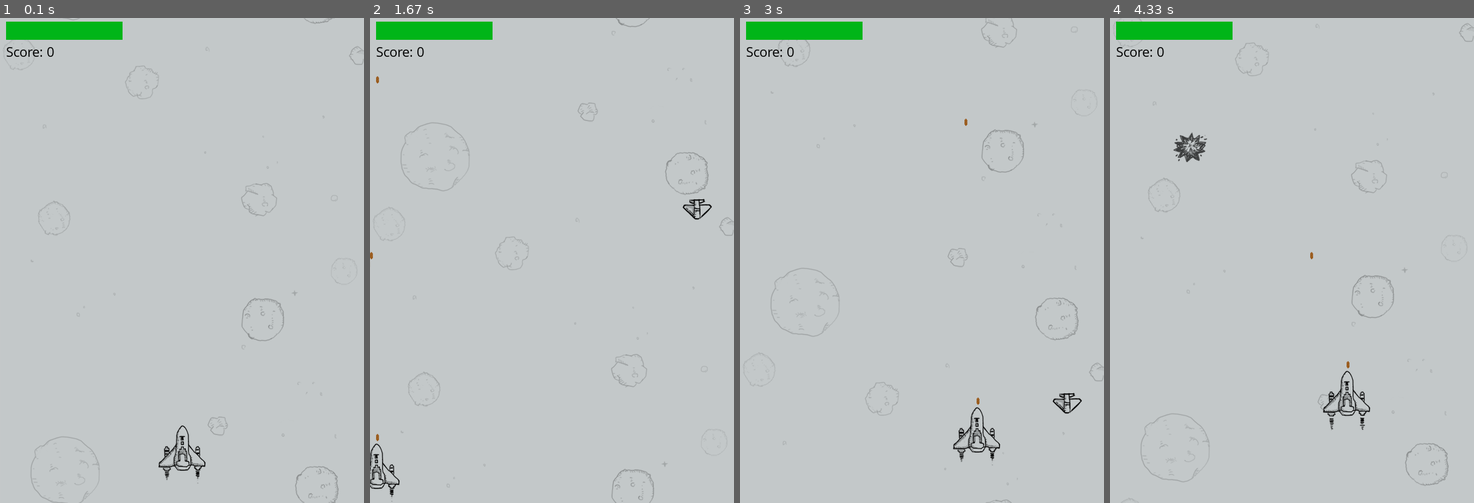
Above: before the commit, frames 1-4 (left to right).
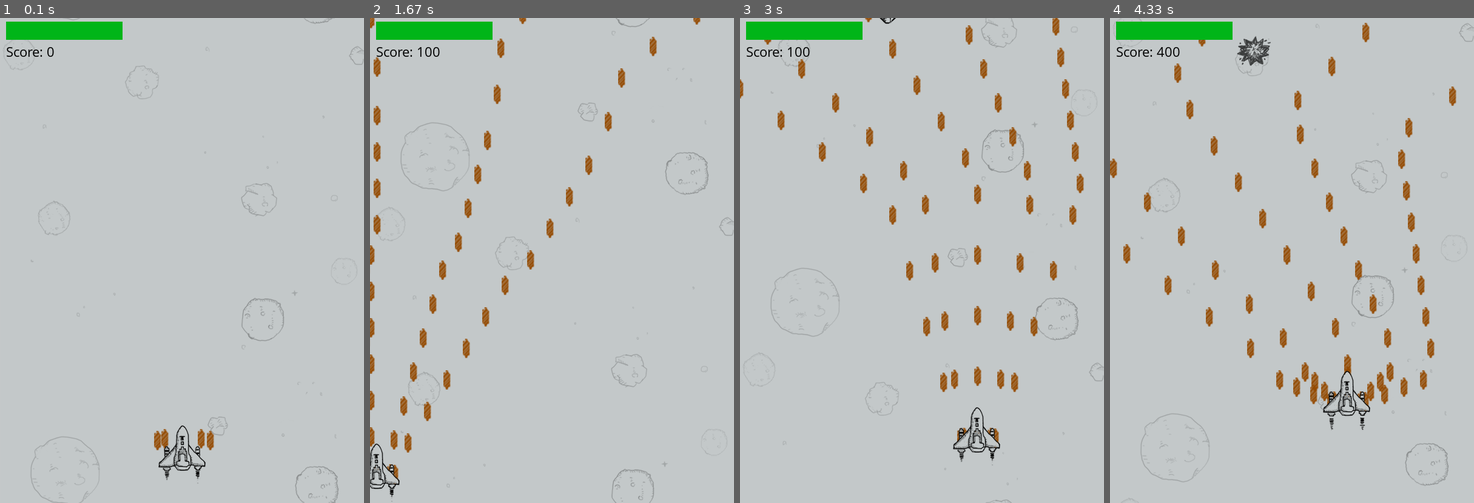
Above: after the commit, the same moments.

Repository: JosephLiu164/My_Pygame
Game: pygame game, started from main.py
Same seed, same stepped clock (60 frames per second), same inputs: the game is played once before the commit and once after it.
Inputs:
- Up to frame 1 (0.1 s): no input
- Up to frame 2 (1.67 s): hold Left 0.33-0.87 s; hold Down 0.9-1.2 s; hold Left 1.23-1.63 s
- Up to frame 3 (3 s): hold Up 1.67-2.03 s; hold Right 2.07-2.7 s; hold Down from 2.73 s (still down)
- Up to frame 4 (4.33 s): release Down at 3.1 s; hold Left 3.13-3.6 s; hold Right 3.63-4.1 s; hold Up from 4.13 s (still down)

The runs differ from the first frame. In frame 1, 0.3% of the frame differs, in the area x 42-59%, y 84-90%; in frame 2, 2.7%; in frame 3, 3.3%; in frame 4, 4.2%, in the area x 0-96%, y 1-81%.

Commit message:
1. Added the shield(invincible status)

Diff:
--- a/enemy.py
+++ b/enemy.py
@@ -137,12 +137,15 @@
 
     def generate_supply(self):  # middle enemy has several bullet supplies when generated
         random_supply = randint(0, 100)
-        if 0 <= random_supply <= 50:
+        if 0 <= random_supply <= 33:
             return None
-        elif 51 <= random_supply <= 75:
+        elif 34 <= random_supply <= 56:
             return supply.BulletSupply()
-        elif 76<= random_supply:
+        elif 57<= random_supply<= 79:
             return supply.LifeSupply()
+        elif 80 <= random_supply:
+            return supply.Shield()
+
 
 
 # ====================Define the big enemy behaviors====================
@@ -186,10 +189,12 @@
 
     def generate_supply(self):  # Big enemy has several supplies when generated
         random_supply = randint(0, 100)
-        if 0 <= random_supply <= 66:
+        if 0 <= random_supply <= 50:
             return supply.BulletSupply()
-        elif 67<= random_supply:
+        elif 51<= random_supply <= 75:
             return supply.LifeSupply()
+        elif 76 <= random_supply:
+            return supply.Shield()
 
     def reset(self):  # When moving down out of the screen
         self.rect.left, self.rect.top = (randint(0, self.bg_width - self.rect.width),
--- a/main.py
+++ b/main.py
@@ -40,13 +40,12 @@
 level_up_sound = pygame.mixer.Sound("sound/achievement.wav")
 level_up_sound.set_volume(0.2)
 
-
 # ===============Colors in common use =================
 WHITE = (255, 255, 255)
-BLACK = (0,0,0)
-RED = (181,75,0)
-GREEN = (0,181,24)
-YELLOW = (181,175,0)
+BLACK = (0, 0, 0)
+RED = (181, 75, 0)
+GREEN = (0, 181, 24)
+YELLOW = (181, 175, 0)
 
 # =================A general animation class and function==================
 all_animation = {}
@@ -61,6 +60,7 @@
         self.name = name
         self.images = images
         self.interval = interval
+
 
 # Usage: screen.blit(animation_frame("destroy_me",me.destroy_images,5),me.rect)
 def animation_frame(name, images, interval):
@@ -107,19 +107,21 @@
         big_enemies.add(e)
         enemies.add(e)
 
+
 def add_small_enemies2(small_enemies2, enemies, num):
     for i in range(num):
         e = enemy.SmallEnemy2(bg_size)
         small_enemies2.add(e)
         enemies.add(e)
 
+
 def increase_speed(plane):
     for each in plane:
         if each.bullet:
-            each.bullet.shooting_interval -= each.bullet.shooting_interval//3
+            each.bullet.shooting_interval -= each.bullet.shooting_interval // 3
+
 
 def main():
-
     # =============Set background image==============
     background = pygame.image.load("image/background.png")  # Load background image
     gameover_image = pygame.image.load("image/game_over.png")  # game over background image
@@ -128,7 +130,7 @@
     restart_button_normal = pygame.image.load("image/restart.png")
     restart_button_hover = pygame.image.load("image/restart_hover.png")
     restart_button_rect = restart_button_normal.get_rect()
-    restart_button_rect.left, restart_button_rect.top = (170,500)
+    restart_button_rect.left, restart_button_rect.top = (170, 500)
 
     x = 0  # Set the initial background position
     y = 0
@@ -162,14 +164,14 @@
     # ===============Create all the bullets=================
     enemy_bullets = pygame.sprite.Group()
 
-    my_bullets = [] # Generate my bullets
+    my_bullets = []  # Generate my bullets
     my_bullet_index = 0
     my_bullet_num = 300  # Amount of bullet instances
     for i in range(my_bullet_num):
         b = bullet.MyBullet()
         my_bullets.append(b)
 
-    enemy_bullets1 = [] # Generate enemy bullets of middle enemy
+    enemy_bullets1 = []  # Generate enemy bullets of middle enemy
     enemy_bullet1_index = 0
     enemy_bullet1_num = 300
     for i in range(enemy_bullet1_num):
@@ -177,7 +179,7 @@
         enemy_bullets1.append(b)
         enemy_bullets.add(b)
 
-    enemy_bullets2 = [] # Generate enemy bullets of big enemy
+    enemy_bullets2 = []  # Generate enemy bullets of big enemy
     enemy_bullet2_index = 0
     enemy_bullet3_num = 300
     for i in range(enemy_bullet3_num):
@@ -203,14 +205,14 @@
                 control_plane_x = -1
             if key_pressed[K_d] or key_pressed[K_RIGHT]:
                 control_plane_x = 1
-            movement_angle = atan2(control_plane_y,control_plane_x)
+            movement_angle = atan2(control_plane_y, control_plane_x)
             if control_plane_x == 0 and control_plane_y == 0:
                 me.move(movement_angle, False)
             else:
                 me.move(movement_angle, True)
 
             # ==============Game difficulty level================
-            critical_score = 3000 * 3 ** (level-1)
+            critical_score = 3000 * 3 ** (level - 1)
             if score >= critical_score:
                 level += 1
                 level_up_sound.play()
@@ -220,9 +222,10 @@
                 add_big_enemies(big_enemies, enemies, 1)
                 for i in enemy.Enemy.__subclasses__():
                     i.upgraded_energy *= 1.2 ** (level - 1)
-                enemy.MidEnemy.upgraded_shooting_interval = int(i.upgraded_shooting_interval*((4/5)**(level-1))+1)
-                enemy.BigEnemy.upgraded_shooting_interval = int(i.upgraded_shooting_interval*((4/5)**(level-1))+1)
-
+                enemy.MidEnemy.upgraded_shooting_interval = int(
+                    i.upgraded_shooting_interval * ((4 / 5) ** (level - 1)) + 1)
+                enemy.BigEnemy.upgraded_shooting_interval = int(
+                    i.upgraded_shooting_interval * ((4 / 5) ** (level - 1)) + 1)
 
         # ============Set the background to scroll (repetitively blit same two images)========
         screen.blit(background, (x, y))
@@ -235,7 +238,7 @@
             y1 = -HEIGHT
 
         # =========Shooting bullets according to different bullet levels of my plane==========
-        me.shooting_time_index += 1 # Shooting time index of my plane increase by 1 in every frame
+        me.shooting_time_index += 1  # Shooting time index of my plane increase by 1 in every frame
 
         if me.active:
             if me.bullet_level <= 3:
@@ -261,10 +264,10 @@
                     my_bullets[my_bullet_index].shoot((me.rect.centerx - 28, me.rect.centery))
                     my_bullets[my_bullet_index + 1].shoot((me.rect.centerx + 23, me.rect.centery))
                     my_bullet_index = (my_bullet_index + 2) % my_bullet_num
-                    if my_bullet_index >= my_bullet_num-1:
+                    if my_bullet_index >= my_bullet_num - 1:
                         my_bullet_index = 0
 
-            elif 7<= me.bullet_level <= 9:
+            elif 7 <= me.bullet_level <= 9:
                 if me.bullet_level == 7:
                     bullet.MyBullet.shooting_interval = 9
                 elif me.bullet_level == 8:
@@ -273,9 +276,9 @@
                     bullet.MyBullet.shooting_interval = 4
                 if me.shooting_time_index % bullet.MyBullet.shooting_interval == 0:
                     bullet_sound.play()
-                    my_bullets[my_bullet_index].shoot((me.rect.centerx - 28, me.rect.centery),105)
-                    my_bullets[my_bullet_index + 1].shoot((me.rect.centerx-4, me.rect.centery),90)
-                    my_bullets[my_bullet_index + 2].shoot((me.rect.centerx + 23, me.rect.centery),75)
+                    my_bullets[my_bullet_index].shoot((me.rect.centerx - 28, me.rect.centery), 105)
+                    my_bullets[my_bullet_index + 1].shoot((me.rect.centerx - 4, me.rect.centery), 90)
+                    my_bullets[my_bullet_index + 2].shoot((me.rect.centerx + 23, me.rect.centery), 75)
                     my_bullet_index = (my_bullet_index + 3) % my_bullet_num
                     if my_bullet_index >= my_bullet_num - 2:
                         my_bullet_index = 0
@@ -320,25 +323,6 @@
                         if e.energy <= 0:
                             e.active = False
 
-        # =========Detect whether my plane touches enemy_bullets1===========
-        if me.active:
-            bullets_hit = pygame.sprite.spritecollide(me, enemy_bullets, False,
-                                                       pygame.sprite.collide_mask)
-            for b in bullets_hit:
-                if b.active:
-                    me.hit = True
-                    me.life -= b.power
-                    b.active = False
-
-
-        # =====Detect whether there is a collision between my plane and enemy planes======
-        if me.active:
-            enemies_down = pygame.sprite.spritecollide(me, enemies, False, pygame.sprite.collide_mask)
-            if enemies_down:  # If the list of collision detection is not empty, then collision happens.
-                for e in enemies_down:
-                    if e.active:
-                        me.life -= e.crashing_power
-                        e.active = False  # Enemy plane destroyed
 
         # =====Detect whether the plane touches the supply======
         if me.active:
@@ -356,8 +340,53 @@
                         me.life += 30
                         if me.life >= 100:
                             me.life = 100
+                    elif isinstance(s, supply.Shield):
+                        me.invincible = True
+                        invincible_count_down = frame_rate * 10
+                        shield = myplane.Shield(me.rect.center)
                     s.show = False
 
+        # ============The movement of the shield===========
+        if me.invincible:
+            shield.rect.center = me.rect.center
+
+        #============Invincible time counting down============
+        if me.invincible:
+            invincible_count_down -= 1
+            if invincible_count_down == 0:
+                me.invincible = False
+
+        # =====Detect whether there is a collision between the shield and enemy planes and bullets======
+        if me.invincible:
+            enemies_hit_by_shield = pygame.sprite.spritecollide(shield, enemies, False, pygame.sprite.collide_mask)
+            bullets_on_shield = pygame.sprite.spritecollide(shield, enemy_bullets, False,
+                                                      pygame.sprite.collide_mask)
+            if enemies_hit_by_shield:
+                for e in enemies_hit_by_shield:
+                    if e.active:
+                        e.active = False
+            if bullets_on_shield:
+                for b in bullets_on_shield:
+                    b.active = False
+
+        # =====Detect whether there is a collision between my plane and enemy planes======
+        if me.active:
+            enemies_down = pygame.sprite.spritecollide(me, enemies, False, pygame.sprite.collide_mask)
+            if enemies_down:  # If the list of collision detection is not empty, then collision happens.
+                for e in enemies_down:
+                    if e.active:
+                        me.life -= e.crashing_power
+                        e.active = False  # Enemy plane destroyed
+
+        # =========Detect whether my plane touches enemy_bullets===========
+        if me.active:
+            bullets_hit = pygame.sprite.spritecollide(me, enemy_bullets, False,
+                                                      pygame.sprite.collide_mask)
+            for b in bullets_hit:
+                if b.active:
+                    me.hit = True
+                    me.life -= b.power
+                    b.active = False
 
         # =========Blit the big enemies and have them move==========
         for each in big_enemies:
@@ -366,11 +395,11 @@
                 each.shooting_time_index += 1
                 screen.blit(animation_frame("big_enemy_{}".format(id(each)), each.images, 3), each.rect)
                 if each.shooting_time_index % each.shooting_interval == 0:  # Shoot a bullet at a certain interval
-                    bullet3_angle = (180/pi)*atan2((each.rect.centery - me.rect.centery),
-                                             (me.rect.centerx- each.rect.centerx))
-                    enemy_bullets2[enemy_bullet2_index].shoot((each.rect.centerx - 10, each.rect.centery), bullet3_angle)  # Big enemy shooting bullets
+                    bullet3_angle = (180 / pi) * atan2((each.rect.centery - me.rect.centery),
+                                                       (me.rect.centerx - each.rect.centerx))
+                    enemy_bullets2[enemy_bullet2_index].shoot((each.rect.centerx - 10, each.rect.centery),
+                                                              bullet3_angle)  # Big enemy shooting bullets
                     enemy_bullet2_index = (enemy_bullet2_index + 1) % enemy_bullet3_num
-
 
         # =========Blit the mid enemies and have them move==========
         for each in mid_enemies:
@@ -380,9 +409,8 @@
                 screen.blit(each.image, each.rect)
                 if each.shooting_time_index % each.shooting_interval == 0:  # Shoot a bullet at a certain interval
                     enemy_bullets1[enemy_bullet1_index].shoot((each.rect.centerx - 3, each.rect.centery),
-                                                  -90)  # Shooting bullets by middle enemy
+                                                              -90)  # Shooting bullets by middle enemy
                     enemy_bullet1_index = (enemy_bullet1_index + 1) % enemy_bullet1_num
-
 
         # =========Blit the small enemies and have them move==========
         for each in small_enemies:
@@ -394,9 +422,9 @@
         for each in small_enemies2:
             if each.active:
                 if each.init_position_left < 0:
-                     each.move(-60)
+                    each.move(-60)
                 else:
-                     each.move(-120)
+                    each.move(-120)
                 screen.blit(each.image, each.rect)
 
         # =========When the big enemy is hit==============
@@ -460,20 +488,33 @@
                 if all_animation.get("me_hit").is_finished:
                     me.hit = False
 
+
         # =============Display the user score====================
         score_text = score_font.render("Score: {}".format(str(score)), True, BLACK)
         screen.blit(score_text, (10, 40))
 
         # =============Draw the remaining blood of my plane================
-        pygame.draw.line(screen, (75,75,75), (10,20),(200,20), 30)
-        if me.life/100 > 0.3:
+        pygame.draw.line(screen, (75, 75, 75), (10, 20), (200, 20), 30)
+        if me.life / 100 > 0.3:
             energy_color = GREEN
-        elif 0.15<= me.life/100 <= 0.3:
+        elif 0.15 <= me.life / 100 <= 0.3:
             energy_color = YELLOW
-        elif 0 <= me.life/100 < 0.15:
+        elif 0 <= me.life / 100 < 0.15:
             energy_color = RED
-        pygame.draw.line(screen, energy_color, (10,20), ((me.life/100)*190+11,20), 30)
-        blood_bar = Rect(10, 20, 190, 20)
+        pygame.draw.line(screen, energy_color, (10, 20), ((me.life / 100) * 190 + 11, 20), 30)
+
+        # ===============If my plane is invincible, blit the shield and life bar===============
+        if me.invincible:
+            screen.blit(shield.image, shield.rect)
+            pygame.draw.line(screen, (217,255,200), (10, 20), ((me.life / 100) * 190 + 11, 20), 30)
+            invincible_text = score_font.render("INVINCIBLE", True, (0,155,0))
+
+            # ============The blink of the shield within the last 3 seconds========
+            if invincible_count_down<= frame_rate * 2:
+                if invincible_count_down % 3:
+                    invincible_text = score_font.render("", True, (0,155,0))
+            screen.blit(invincible_text, (40, 7))
+
 
         # =============Detect whether my plane is destroyed==============
         if game_over == False:
@@ -489,7 +530,7 @@
                 game_over = True
 
         # =============When game over==============
-        if game_over: # Detect the restart button
+        if game_over:  # Detect the restart button
             restart_button = restart_button_normal
             if restart_button_rect.collidepoint(pygame.mouse.get_pos()):
                 restart_button = restart_button_hover
@@ -499,14 +540,14 @@
                         pygame.mixer.music.play(-1)
                         main()
 
-            with open("high_score.txt", "r") as f: # Load the high score data from txt file
+            with open("high_score.txt", "r") as f:  # Load the high score data from txt file
                 high_score = int(f.read())
             if score > high_score:  # If player's scoring is higher, then save it
                 with open("high_score.txt", "w") as f:
                     f.write(str(score))
             player_score_text = game_over_player_score_font.render("{}".format(score), True, WHITE)
             high_score_text = high_score_font.render("{}".format(high_score), True, WHITE)
-            screen.blit(gameover_image, gameover_rect) # Show game over screen
+            screen.blit(gameover_image, gameover_rect)  # Show game over screen
             screen.blit(player_score_text, (230, 210))
             screen.blit(high_score_text, (230, 390))
             screen.blit(restart_button, restart_button_rect)
@@ -514,6 +555,7 @@
 
         pygame.display.flip()
         clock.tick(frame_rate)  # Set the frame rate to 60
+
 
 if __name__ == '__main__':
     try:
--- a/myplane.py
+++ b/myplane.py
@@ -26,7 +26,7 @@
         self.active = True  # Whether the plane is alive or destroyed
         self.invincible = False  # The plane is invincible for 3 seconds when initialized
         self.hit = False
-        self.bullet_level = 1  #Bullet level of my plane
+        self.bullet_level = 10  #Bullet level of my plane
         self.life = 100
 
     # ====================Define the movement of my plane====================
@@ -51,3 +51,11 @@
                                         (self.bg_height - self.rect.height - 30)
         self.active = True
         self.life = 100
+
+class Shield(pygame.sprite.Sprite):
+    def __init__(self, plane_center):
+        pygame.sprite.Sprite.__init__(self)
+        self.image = pygame.image.load("image/shield.png")
+        self.mask = pygame.mask.from_surface(self.image)
+        self.rect = self.image.get_rect()
+        self.rect.center = plane_center
--- a/supply.py
+++ b/supply.py
@@ -35,4 +35,8 @@
         self.image = pygame.image.load("image/life.png")
         Supply.__init__(self)
 
-# class Invincible(pygame.sprite.Sprite, Supply):
+class Shield(pygame.sprite.Sprite, Supply):
+    def __init__(self):
+        pygame.sprite.Sprite.__init__(self)
+        self.image = pygame.image.load("image/shield_supply.png")
+        Supply.__init__(self)
Binary file added: image/shield1.png
Binary file added: image/shield2.png
Binary file added: image/shield3.png
Binary file added: image/shield4.png
Binary file added: image/shield5.png
Binary file added: image/shield_supply.png
